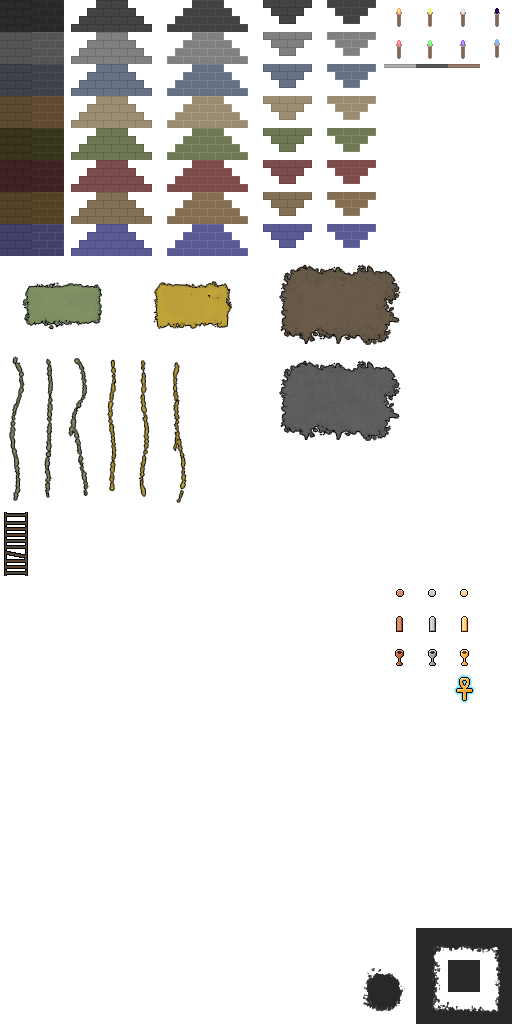
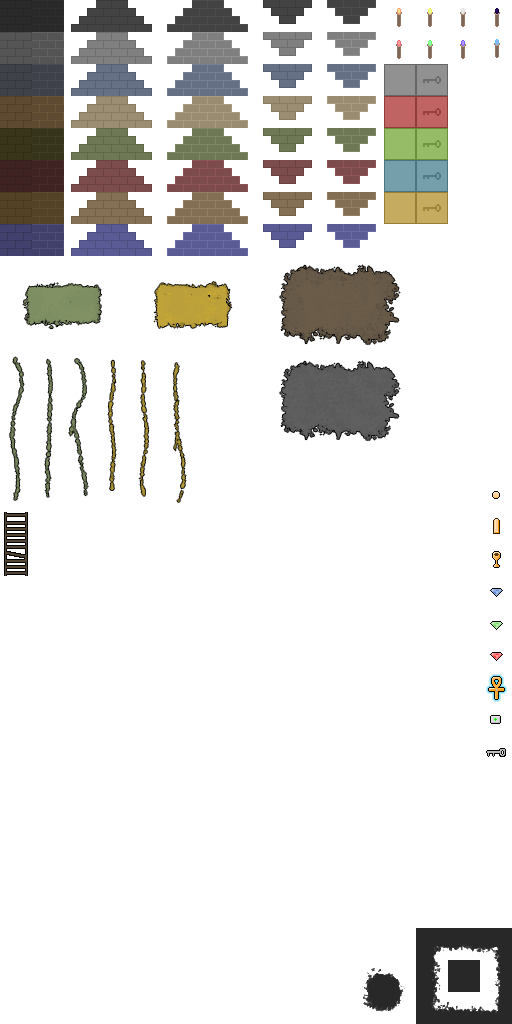
Comparing the layer stacks of the two 512×1024 images. Changes:
renamed "Layer 2" to "Hue/Saturation 4", painted on it over bbox(384, 64, 507, 757)
removed layer "Layer 1 copy" over bbox(384, 64, 500, 703)
